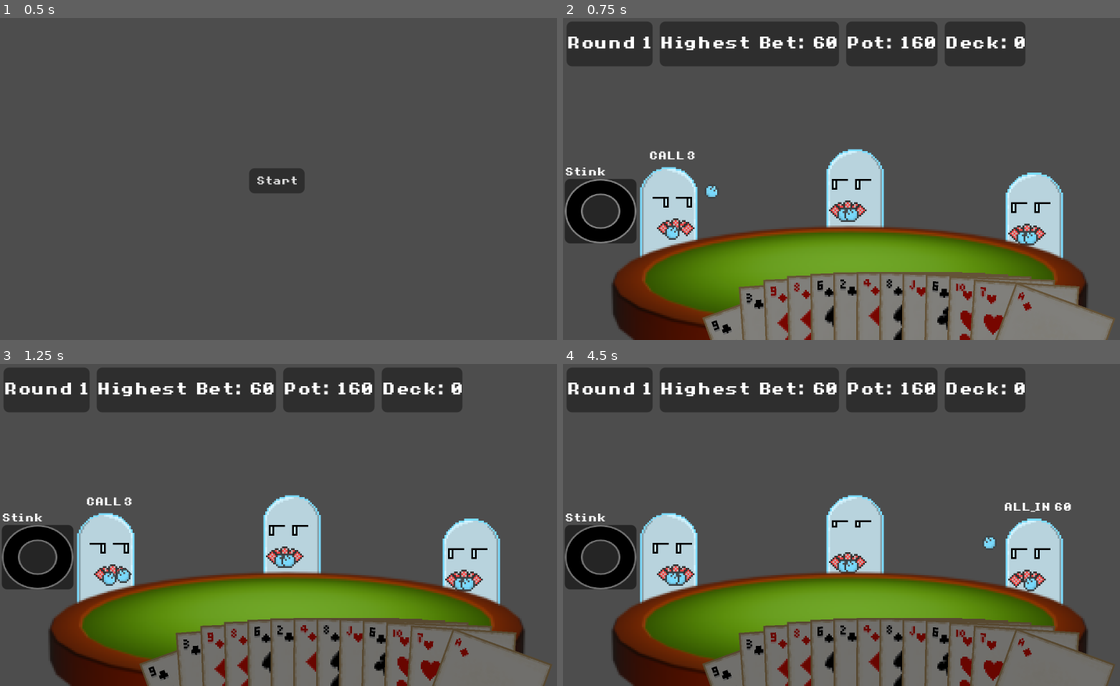
Above: before the commit, frames 1-4 (two rows, left to right).
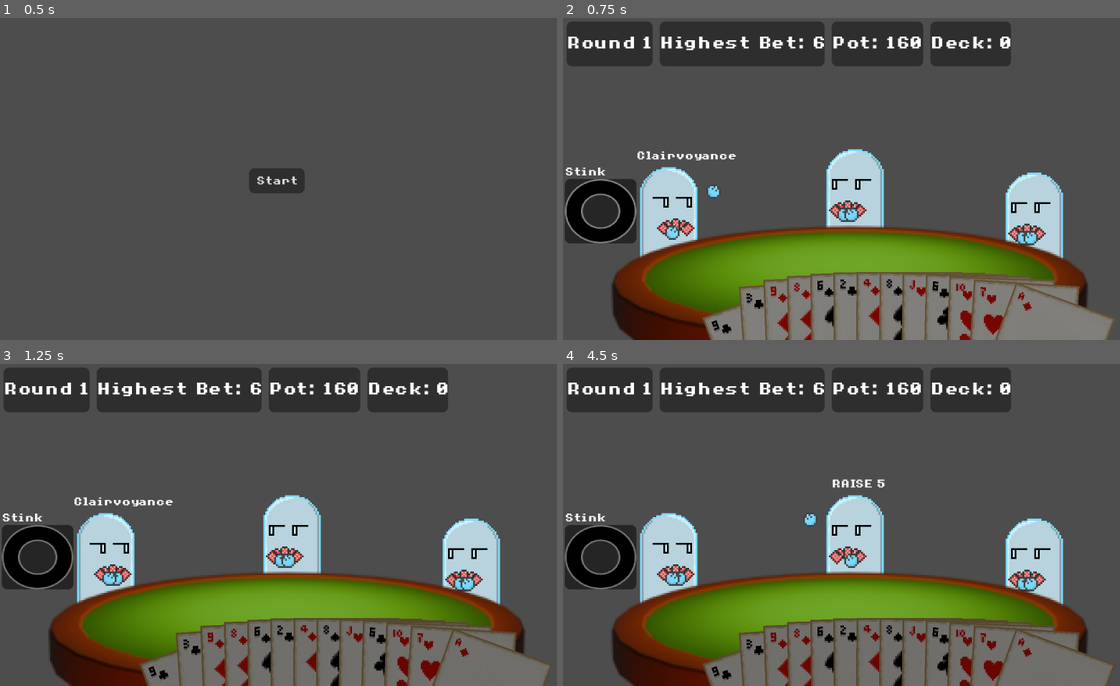
Above: after the commit, the same moments.

Repository: tofimega/ghost-poker
Game: Godot game, scene res://scenes/title_menu/hud/title_menu_hud.tscn
The game is run twice, just before and just after one commit, with the same random seed, the same clock (stepped at 60 frames per second) and the same inputs.
Inputs (mouse positions are in pixels of both pictures, inside the frame that each line leads up to):
- Up to frame 1 (0.5 s): no input
- Up to frame 2 (0.75 s): click "Start" at 0.5 s
- Up to frame 3 (1.25 s): no input
- Up to frame 4 (4.5 s): move the mouse to (975, 508) at 1.27 s; tap Enter at 2 s; move the mouse to (735, 541) at 2.02 s; tap Space at 2.75 s; move the mouse to (908, 454) at 2.77 s; move the mouse to (819, 589) at 3.52 s; move the mouse to (1019, 573) at 4.27 s

Frame 1 is identical in both runs. In frame 2, 1.9% of the frame differs, in the area x 13-84%, y 1-56%; in frame 3, 2.0%; in frame 4, 2.7%, in the area x 16-92%, y 1-71%.

Commit message:
more progress

Diff:
--- a/scenes/game_scene/game_scene.gd
+++ b/scenes/game_scene/game_scene.gd
@@ -82,7 +82,7 @@
 
 func _playback_bet(action: LBetAction)->void:
 	if action.player==0:
-		hud.display_info("ow", DISPLAY_TIME)
+		hud.display_info(str(action.bet), DISPLAY_TIME)
 		get_tree().create_timer(DISPLAY_TIME).timeout.connect(_next_action.emit, CONNECT_ONE_SHOT)
 		return
 
@@ -106,12 +106,14 @@
 func _playback_cheat(action: LCheatAction)->void:
 	var sprite: GhostSprite = get_sprite(action.player)
 	sprite.display_info(action.name)
-	sprite.animation_player.action_finished.connect(func (): _playback_hurt(action), CONNECT_ONE_SHOT)
+	if action.name.to_lower() == "clairvoyance" or action.name.to_lower() == "stink": sprite.animation_player.action_finished.connect(func (): _playback_hurt(action), CONNECT_ONE_SHOT)
+	else: sprite.animation_player.action_finished.connect(_next_action.emit, CONNECT_ONE_SHOT)
 	sprite.animation_player.do_action(GhostAnim.ActionMode.CHEAT)
+
 
 const DISPLAY_TIME: float = 0.7
 func _playback_hurt(action: LCheatAction)->void:
-	match action.name:
+	match action.name.to_lower():
 		"clairvoyance", "stink":
 			if action.target == 0:
 				hud.display_info("ow", DISPLAY_TIME)
@@ -120,7 +122,7 @@
 				var sprite: GhostSprite = get_sprite(action.target)
 				sprite.animation_player.action_finished.connect(_next_action.emit, CONNECT_ONE_SHOT)
 				sprite.animation_player.do_action(GhostAnim.ActionMode.HURT)
-		_: _next_action.emit()
+		_: pass
 
 
 func get_sprite(player: int)->GhostSprite:
--- a/scenes/sprites/ghost_animation.gd
+++ b/scenes/sprites/ghost_animation.gd
@@ -35,28 +35,35 @@
 
 func do_action(action: ActionMode)->void:
 	current_state = AnimationState.ACTION
+	_play("RESET")
 	match action:
-		ActionMode.BET_DEFAULT: play("bet")
-		ActionMode.BET_ALL_IN: play("all_in")
-		ActionMode.BET_FOLD: play("fold")
-		ActionMode.CHEAT: play("bet")
-		ActionMode.HURT: play("flinch")
+		ActionMode.BET_DEFAULT: _play("bet")
+		ActionMode.BET_ALL_IN: _play("all_in")
+		ActionMode.BET_FOLD: _play("fold")
+		ActionMode.CHEAT: _play("bet")
+		ActionMode.HURT: _play("flinch")
 		_:return
 
 
 func _on_animation_finished(anim_name: StringName) -> void:
+	if anim_name == "RESET": return
+	if idle_mode == IdleMode.FOLD: return
+	if anim_name == "idle_all_in_start": return
+
+	_back_to_idle()
 	if current_state==AnimationState.ACTION:
 		current_state=AnimationState.IDLE
 		action_finished.emit()
 
-	if idle_mode == IdleMode.FOLD: return
-	if anim_name == "idle_all_in_start": return
-	_back_to_idle()
+func _play(anim_name: StringName)->void:
+	play(anim_name)
+	advance(0)
 
 func _back_to_idle()->void:
+	_play("RESET")
 	match idle_mode:
 		IdleMode.DEFAULT: timer.start(randf_range(1.5, 6))
-		IdleMode.ALL_IN: play("idle_all_in_start")
+		IdleMode.ALL_IN: _play("idle_all_in_start")
 		IdleMode.FOLD: return
 
 
@@ -66,7 +73,7 @@
 	match idle_mode:
 		IdleMode.DEFAULT:
 			if randi_range(0,1): play("idle_default")
-			else: play("idle_"+PokerEngine.get_player(id).cheat.name().to_lower())
+			else: _play("idle_"+PokerEngine.get_player(id).cheat.name().to_lower())
 
 
 func _ready() -> void:
--- a/scripts/player_controller/player_controller.gd
+++ b/scripts/player_controller/player_controller.gd
@@ -44,7 +44,7 @@
 	if player.cheat.charge<1:  return false
 	var target: int = _select_target()
 	if target <0: return false
-	early_result = player.cheat.execute(target)
+	early_result = cheat(target)
 	return true
 
 
@@ -98,7 +98,7 @@
 		GlobalLogger.log_text("Using cheat power...")
 		var target: int = _select_target()
 		if target <0: GlobalLogger.log_text("No available targets...")
-		else: rt*= player.cheat.execute(target)
+		else: rt*= cheat(target)
 	GlobalLogger.log_text("Confidence after cheat: "+str(rt))
 
 	rt=clamp(rt,0,1)
@@ -125,10 +125,17 @@
 
 var forced_all_in: bool = false
 
+func cheat(target: int)->float:
+	#if player.cheat.charge < 1: return 1 #NOTE: removed for TEST ing only
+	PokerEngine.action_log.push_back(LCheatAction.new(player.id, target, player.cheat.name()))
+	return player.cheat.execute(target)
+
 
 func bet() -> Bet:
 	if player == null or !player.in_game: return
 	forced_all_in=false
+	cheat(0 if player.id==1 else 1) #TEST
+	return Bet.new(PokerEngine.highest_bet+1, Bet.Type.RAISE) #TEST
 	GlobalLogger.log_text("PLAYER "+str(player.id)+"'S TURN!" + " (chips: "+str(player.chips)+")")
 	GlobalLogger.log_text(" ")
 
